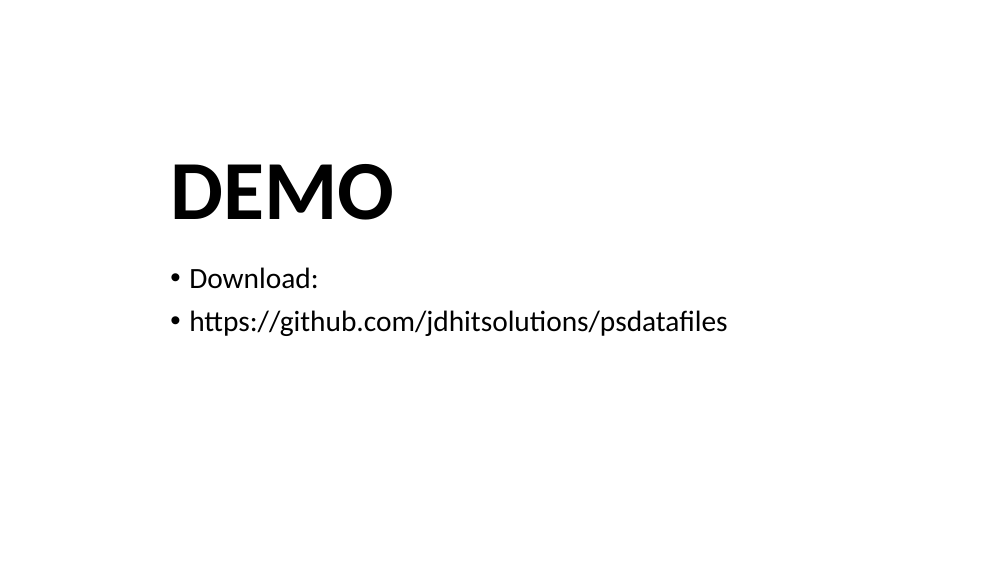
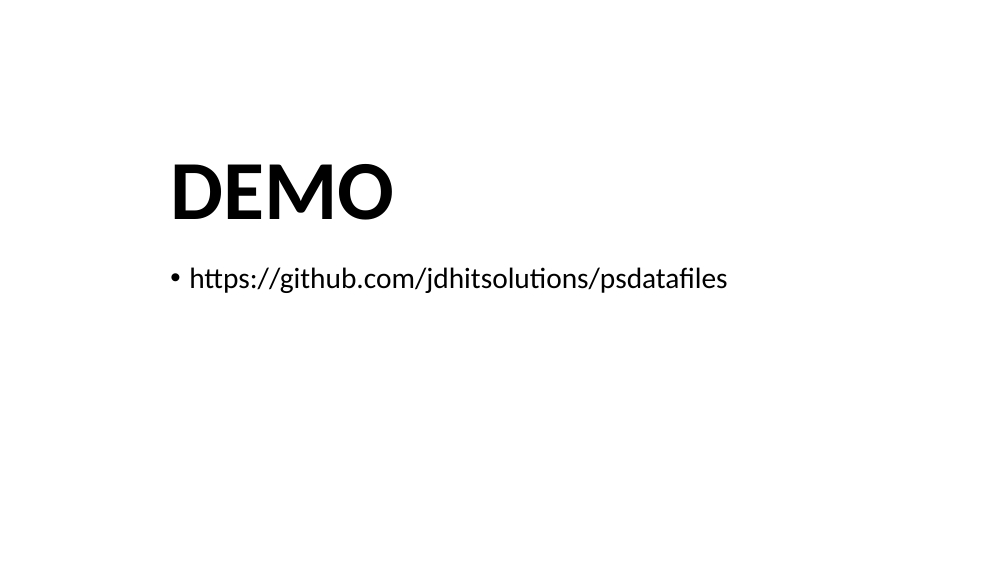
Before and after one commit to jdhitsolutions/psdatafiles, a slide deck: slide 3 of PowerShell-DataFiles.pptx (slide 9 before the commit). Drawn at 1008x567 pixels with LibreOffice and Linux fonts; fonts in the diff are those of the drawing; background and template pictures are left out. Boxes give left, top, right and bottom in pixels: in the first picture for what was removed or moved away, otherwise in the second. Text is boxed around its words. In the diff, an @@ line names an element or a change of style, - is before the commit and + after.

```diff
--- a/PowerShell-DataFiles.pptx
+++ b/PowerShell-DataFiles.pptx
@@ text at (189, 267, 318, 289): paragraph removed @@
-• Download:
```
Also in this commit, not shown: 1 other slide changed, 1 slide added, 11 slides removed, 7 other files.
